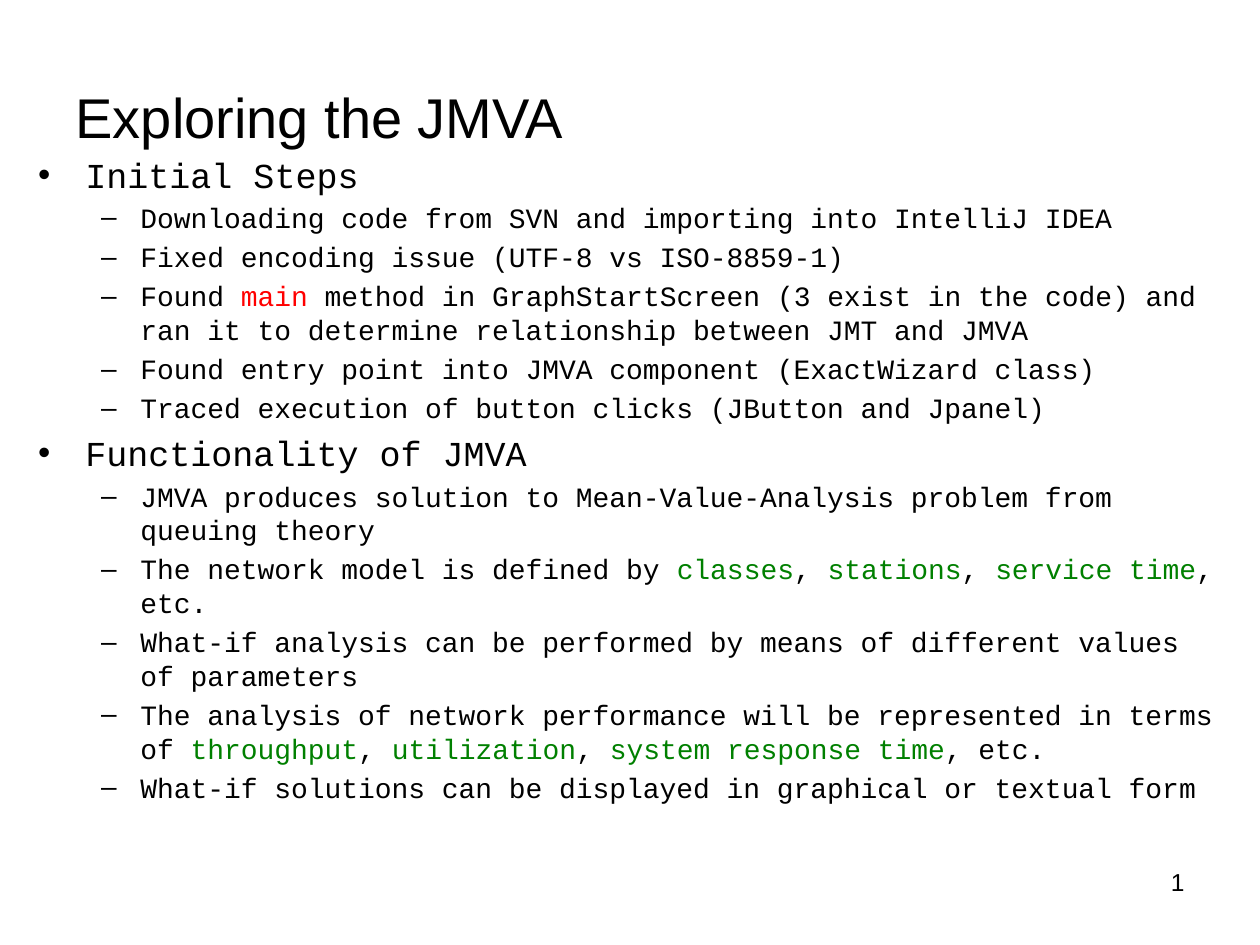
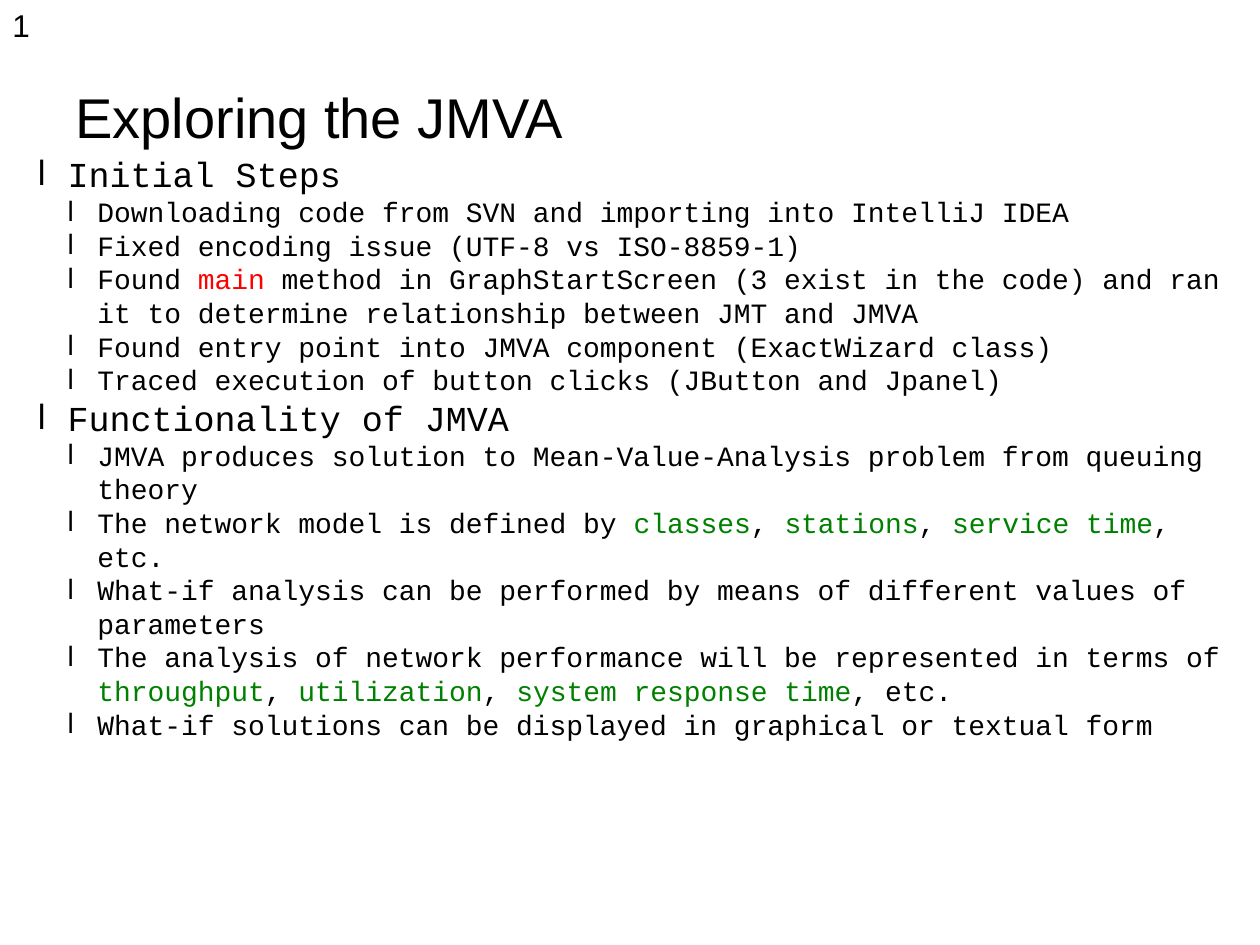
Before and after one commit to pavelgrib/SE_CW1, a slide deck: slide 2 of jmva_presentation.pptx. Drawn at 1260x945 pixels with LibreOffice and Linux fonts; fonts in the diff are those of the drawing; background and template pictures are left out. Boxes give left, top, right and bottom in pixels: in the first picture for what was removed or moved away, otherwise in the second. Text is boxed around its words. In the diff, an @@ line names an element or a change of style, - is before the commit and + after.

```diff
--- a/jmva_presentation.pptx
+++ b/jmva_presentation.pptx
@@ text "1": place and size @@
-text "1" at (1171,874,1185,891)
+text "1" at (12,15,30,37)
@@ text "1" at (12,15,30,37): size 14 to 18 pt; alignment right to left @@
@@ text "Initial Steps" at (68,163,1220,741): bullet • to l; less space between paragraphs; bullet – to l @@
```
Also in this commit, not shown: 8 other slides changed.
